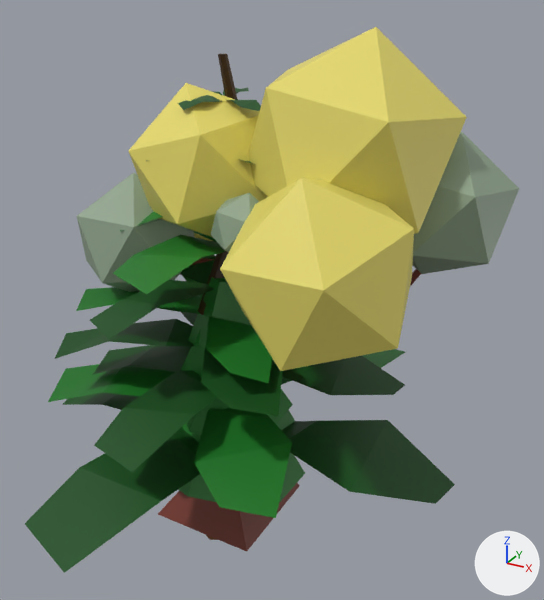
The glTF model Assets/models/albero_sfondo2.glb: old version first, new version second.
Rendered twice from a 50 mm camera at (4.59, -7.23, 6.62) aimed at (0.51, 0.19, 2.91). The axes (+X, +Y, +Z) are drawn at lower right. The lights are the same throughout. Where no turn or scale is listed for an object, it has been applied to the vertices.
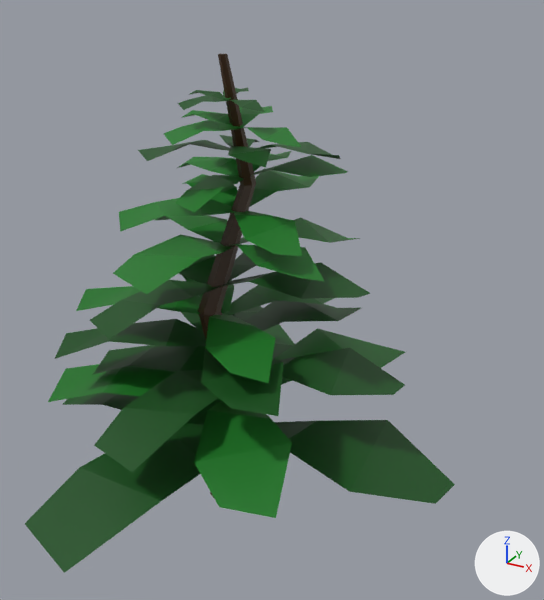
The change in detail:
Object 'Cube' (ob_cube) is deleted.
Object 'Icosphere' (ob_icosphere) is deleted.
Object 'Icosphere.001' (ob_icosphere_001) is deleted.
Object 'Icosphere.002' (ob_icosphere_002) is deleted.
Object 'Icosphere.003' (ob_icosphere_003) is deleted.
Object 'Icosphere.004' (ob_icosphere_004) is deleted.
Object 'Icosphere.006' (ob_icosphere_006) is deleted.
Object 'Icosphere.007' (ob_icosphere_007) is deleted.
Object 'Cylinder.001' (ob_cylinder_001) is deleted.
Object 'Cylinder.002' (ob_cylinder_002) is deleted.
Object 'Cylinder.003' (ob_cylinder_003) is deleted.
Object 'Cylinder.004' (ob_cylinder_004) is deleted.
Object 'Cylinder.005' (ob_cylinder_005) is deleted.

Changed parts and their boxes [x1, y1, x2, y2] in the pictures (544 x 600 px):
'Icosphere.004', deleted (yellow)
    before: [220, 178, 414, 371]
'Icosphere.002', deleted (yellow)
    before: [248, 27, 467, 234]
'Icosphere.001', deleted (yellow)
    before: [128, 83, 268, 237]
'Icosphere.003', deleted
    before: [412, 132, 519, 274]
'Icosphere', deleted
    before: [77, 172, 194, 292]
'Cube', deleted
    before: [158, 258, 421, 552]
'Cylinder.005', deleted (green)
    before: [188, 277, 250, 348]
'Icosphere.007', deleted
    before: [211, 193, 259, 253]
'Cylinder.001', deleted (green)
    before: [178, 453, 305, 503]
'Cylinder.004', deleted (green)
    before: [181, 343, 229, 414]
'Cylinder.003', deleted (green)
    before: [186, 389, 293, 434]
'Cylinder.002', deleted
    before: [182, 410, 295, 442]
'Icosphere.006', deleted
    before: [194, 233, 212, 241]
'Cylinder.006', unchanged, uncovered by the edit
    before: [198, 54, 238, 315]
    after: [198, 54, 256, 498]
'Plane.021', unchanged, uncovered by the edit
    after: [218, 262, 370, 299]
'Plane.028', unchanged, uncovered by the edit
    after: [233, 211, 302, 256]
'Plane.005', unchanged, uncovered by the edit
    before: [281, 349, 405, 385]
    after: [275, 328, 405, 385]
